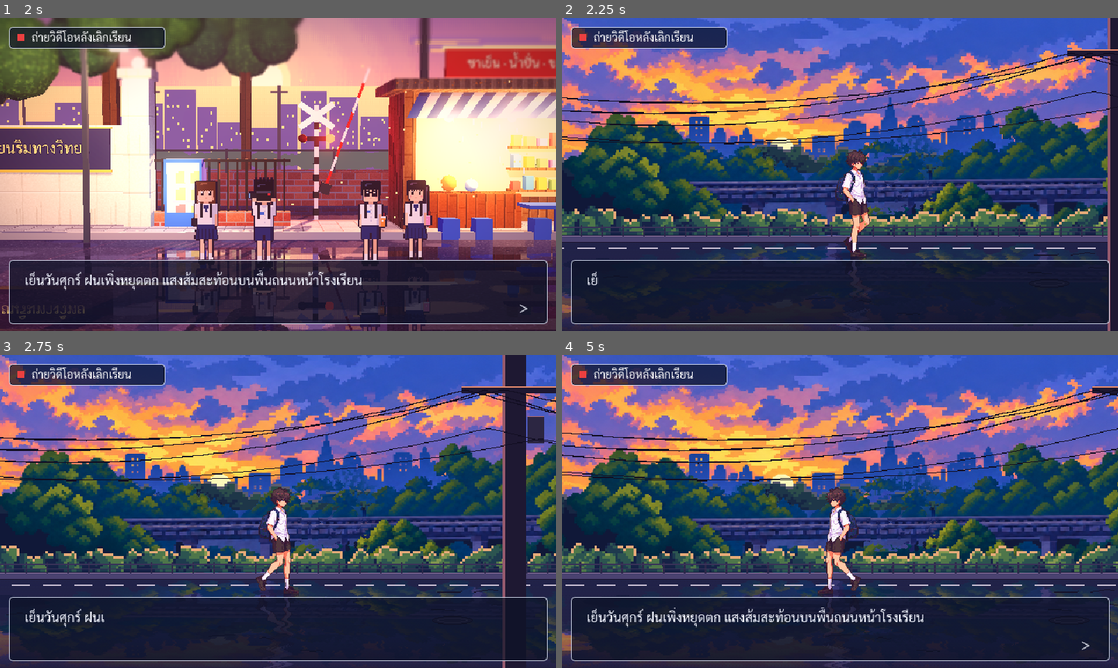
Above: before the commit, frames 1-4 (two rows, left to right).
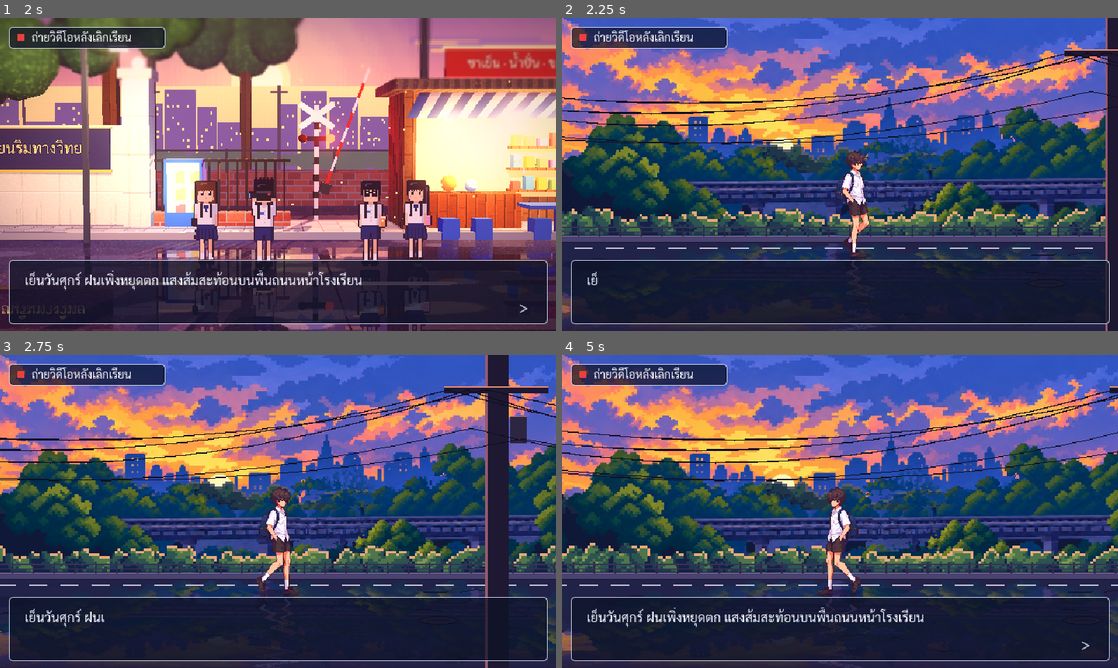
Above: after the commit, the same moments.

Repository: nerfmez/Story-game
Game: Godot game, scene res://scenes/main.tscn
Two runs of this game, one before a commit and one after it. Both use one fixed random seed, a clock stepped at 60 frames per second and the inputs below.
Inputs (mouse positions are in pixels of both pictures, inside the frame that each line leads up to):
- Up to frame 1 (2 s): tap Enter (ui_accept) at 0.5, 0.77, 1.52 s; move the mouse to (400, 158) at 0.52 s; hold Right (ui_right) 0.53-1.28 s; tap Tab at 0.6, 1.35 s; click (400, 158) at 0.67 s; move the mouse to (166, 190) at 1.27 s; hold Left (ui_left) from 1.28 s (still down)
- Up to frame 2 (2.25 s): move the mouse to (895, 105) at 2.02 s; release Left (ui_left) at 2.03 s; hold Right (ui_right) from 2.03 s (still down); tap Tab at 2.1 s
- Up to frame 3 (2.75 s): keep holding Right (ui_right)
- Up to frame 4 (5 s): move the mouse to (812, 574) at 2.77 s; tap Tab at 2.85, 3.6, 4.35 s; click (812, 574) at 2.92 s; tap Enter (ui_accept) at 3.02, 3.77, 4.52 s; move the mouse to (1006, 558) at 3.52 s; release Right (ui_right) at 3.53 s; hold Left (ui_left) from 3.53 s (still down); move the mouse to (673, 464) at 4.27 s

Frame 1 is identical in both runs. In frame 2, 5.3% of the frame differs, in the area x 0-99%, y 0-100%; in frame 3, 15%, in the area x 0-100%, y 0-100%; in frame 4, 13%.

Commit message:
Smoother walk: 30 frames at 24 fps, feet planted, steady upper body
- Walk speed now matches the stride (planted foot moves ~2.95 px per
  frame at 24 fps = 71 px/s); at 45 px/s the feet slid on the road and
  every step looked like a bump.
- All 30 video frames are used, so the planted foot no longer creeps
  6 px and snaps back between animation frames.
- Importer aligns every frame in the video itself (collar and torso)
  before downscaling, so the upper body is cut into pixels the same way
  each frame, then adjusts each frame's legs until the collar sits at
  the idle sprite's height with a clean 1px dip on the wide steps.

Co-Authored-By: Claude Opus 5.5 <noreply@anthropic.com>
Claude-Session: https://claude.ai/code/session_011NAKRUA9btL4iodwTEM3Dh

Diff:
--- a/scripts/hero_walker.gd
+++ b/scripts/hero_walker.gd
@@ -5,11 +5,13 @@
 
 @export var idle_texture: Texture2D
 @export var walk_texture: Texture2D
-@export var walk_frames := 15
-## เฟรมต่อวินาทีของท่าเดิน (15 เฟรมต่อรอบ = 1.25 วินาที ตามวิดีโอต้นฉบับ)
-@export var walk_fps := 12.0
-## ความเร็วเดิน (พิกเซล/วินาที) ตั้งให้พอดีกับก้าวเท้า เท้าจะไม่ไถลบนถนน
-@export var speed := 45.0
+@export var walk_frames := 30
+## เฟรมต่อวินาทีของท่าเดิน (30 เฟรมต่อรอบ = 1.25 วินาที เท่าวิดีโอต้นฉบับ)
+## เฟรมยิ่งถี่ เท้าที่วางบนพื้นยิ่งไม่ "ดีด" (ตัวเลื่อนต่อเนื่อง แต่ภาพเท้าเปลี่ยนเป็นจังหวะ)
+@export var walk_fps := 24.0
+## ความเร็วเดิน (พิกเซล/วินาที) = เท้าที่วางบนพื้นในภาพเลื่อน ~2.95 พิกเซล/เฟรม x 24 เฟรม/วินาที
+## ต้องเท่ากันพอดี ไม่งั้นเท้าไถลบนถนนและดูกระตุกทุกก้าว
+@export var speed := 71.0
 ## ภาพท่าเดินกว้างกว่าภาพยืน เลื่อนให้ลำตัวตรงกับภาพยืน (ตอนหันซ้าย / ตอนพลิกหันขวา)
 @export var walk_offset := Vector2(-20, 0)
 @export var walk_offset_flipped := Vector2(-5, 0)
Binary file changed: assets/characters/hero_walk.png
Binary file changed: docs/walk.gif
Not shown, changed: README.md
Not shown, changed: tools/import_walk_video.py
